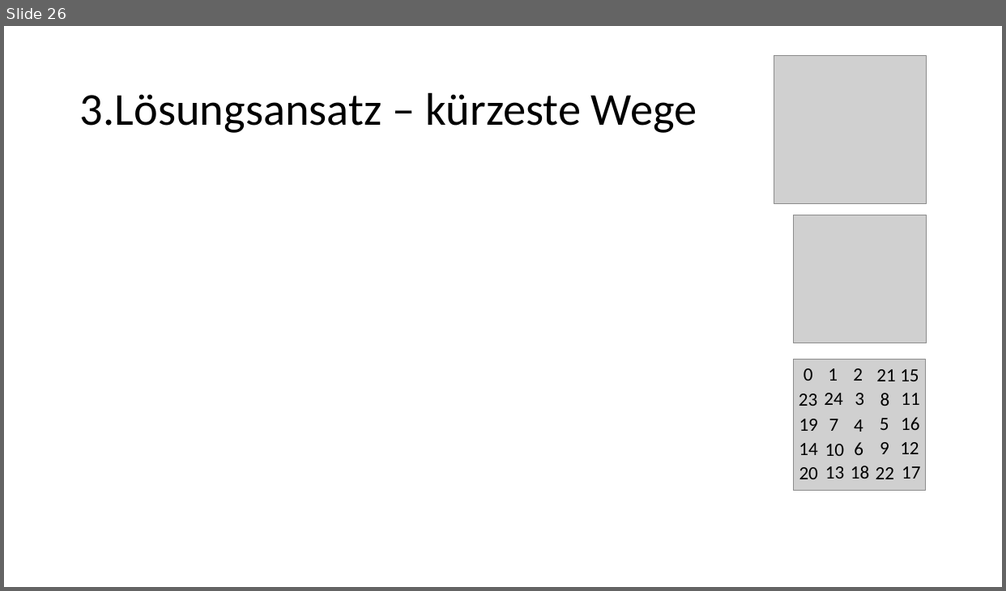
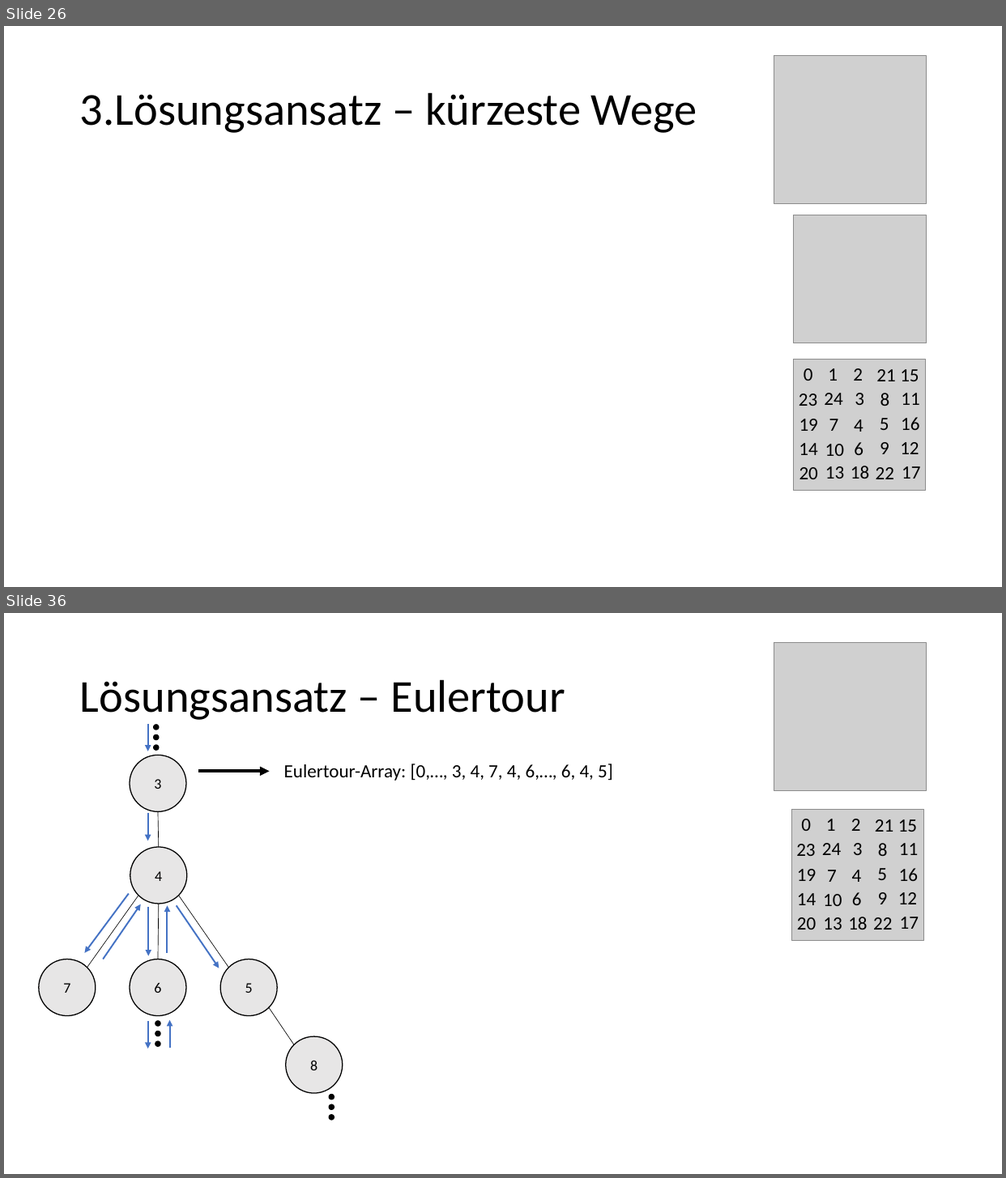
Before and after one commit to EiS94/Programmierwettbewerb, a slide deck: Präsentation/Präsentation_Eike.pptx. Shown one above the other, each under a label of ours: slide 26 before the commit, slides 26 and 36 after it; the slides between them are not shown. The pictures are 1006x591 and 1006x1178 pixels, drawn with LibreOffice and Linux fonts; fonts in the diff are those of the drawing; grey boxes stand for pictures. Boxes give left, top, right and bottom in pixels: in the first picture for what was removed or moved away, otherwise in the second. Text is boxed around its words. In the diff, an @@ line names an element or a change of style, - is before the commit and + after.

Commit message:
Präsentation 3. Lösungsansatz verbessert

```diff
--- a/Präsentation/Präsentation_Eike.pptx
+++ b/Präsentation/Präsentation_Eike.pptx
@@ slide 36 added at (4, 613, 1002, 1174), background #FFFFFF @@
@@ picture added at (774, 643, 927, 791) @@
@@ title added at (80, 679, 565, 720), 44 pt, text #000000 @@
+Lösungsansatz – Eulertour
@@ arrow added from (147, 724) to (147, 752), #4472C4 1.5 pt @@
@@ text added at (284, 764, 613, 781), 18 pt, text #000000 @@
+Eulertour-Array: [0,…, 3, 4, 7, 4, 6,…, 6, 4, 5]
@@ group added at (39, 725, 343, 1121): 15 ellipses, 7 arrows, 5 lines @@
+4
+7
+5
+6
+8
+3
@@ group added at (791, 810, 924, 941): 25 texts, 1 picture @@
+0
+1
+2
+3
+4
+7
+5
+21
+15
+8
+11
+24
+23
+19
+16
+14
+10
+6
+9
+12
+17
+22
+20
+13
+18
@@ arrow added from (147, 1021) to (147, 1049), #4472C4 1.5 pt @@
@@ arrow added from (169, 1048) to (169, 1020), #4472C4 1.5 pt @@
```
Also in this commit, not shown: 2 slides changed, 18 other slides added.
